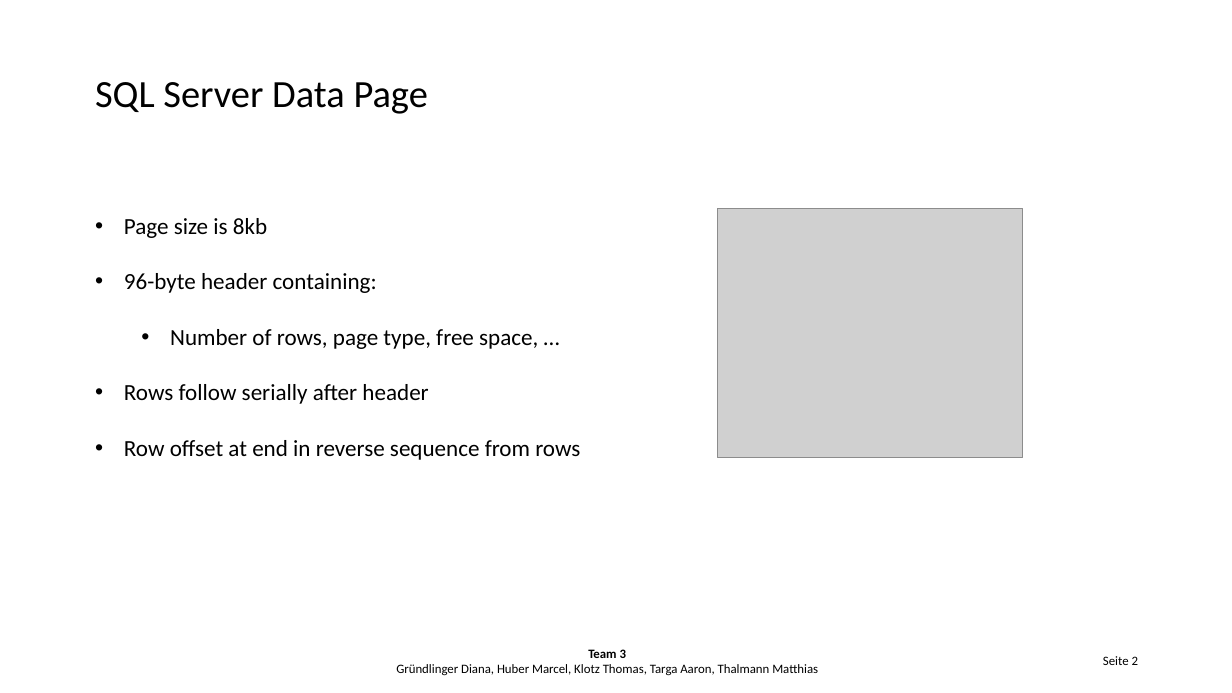
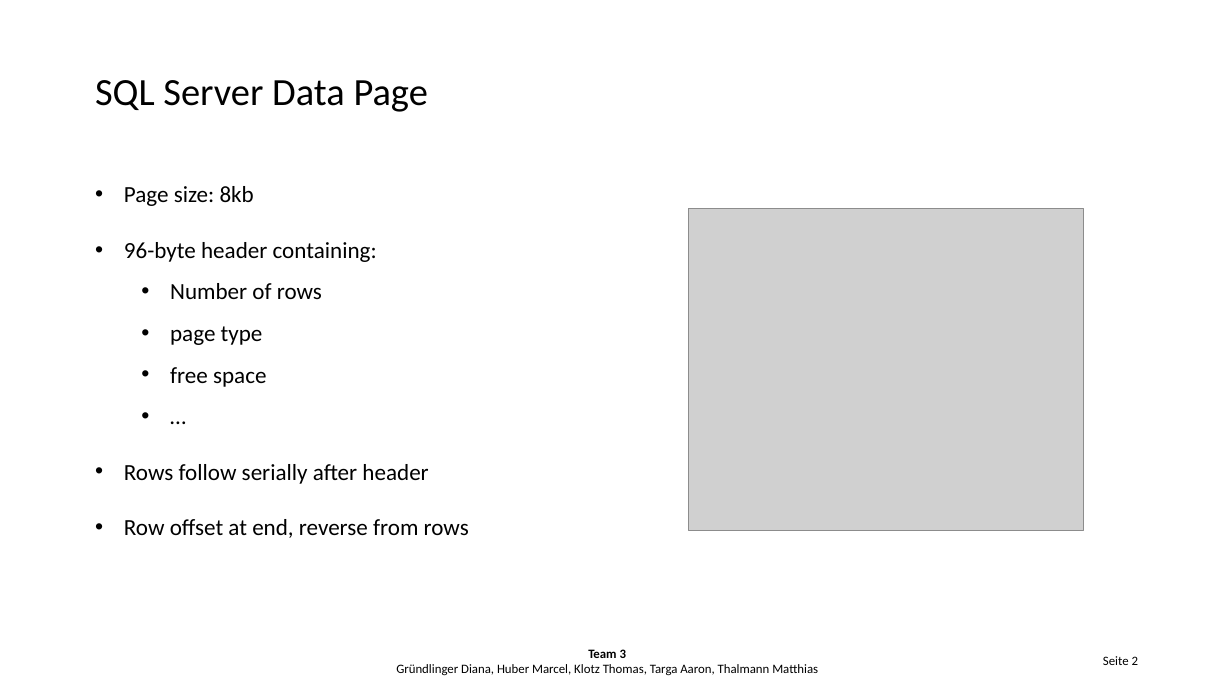
Before and after one commit to Hegl1/archimpl, a slide deck: slide 2 of tasks/task3/task3_presentation.pptx. Drawn at 1232x693 pixels with LibreOffice and Linux fonts; fonts in the diff are those of the drawing; grey boxes stand for pictures; background and template pictures are left out. Boxes give left, top, right and bottom in pixels: in the first picture for what was removed or moved away, otherwise in the second. Text is boxed around its words. In the diff, an @@ line names an element or a change of style, - is before the commit and + after.

```diff
--- a/tasks/task3/task3_presentation.pptx
+++ b/tasks/task3/task3_presentation.pptx
@@ text "Page size: 8kb": place and size @@
-text "Page size: 8kb" at box(124, 218, 580, 460)
+text "Page size: 8kb" at box(124, 186, 469, 538)
@@ text at box(124, 186, 254, 206): text changed @@
-• Page size is 8kb
+• Page size: 8kb
@@ picture: place and size @@
-picture at box(717, 208, 1023, 457)
+picture at box(689, 208, 1083, 531)
@@ text at box(170, 283, 322, 387): text changed @@
-  • Number of rows, page type, free space, …
+  • Number of rows
+  • page type
+  • free space
+  • …
@@ text at box(124, 519, 469, 538): text changed @@
-• Row offset at end in reverse sequence from rows
+• Row offset at end, reverse from rows
```
Also in this commit, not shown: 6 other slides changed, 1 other file.
